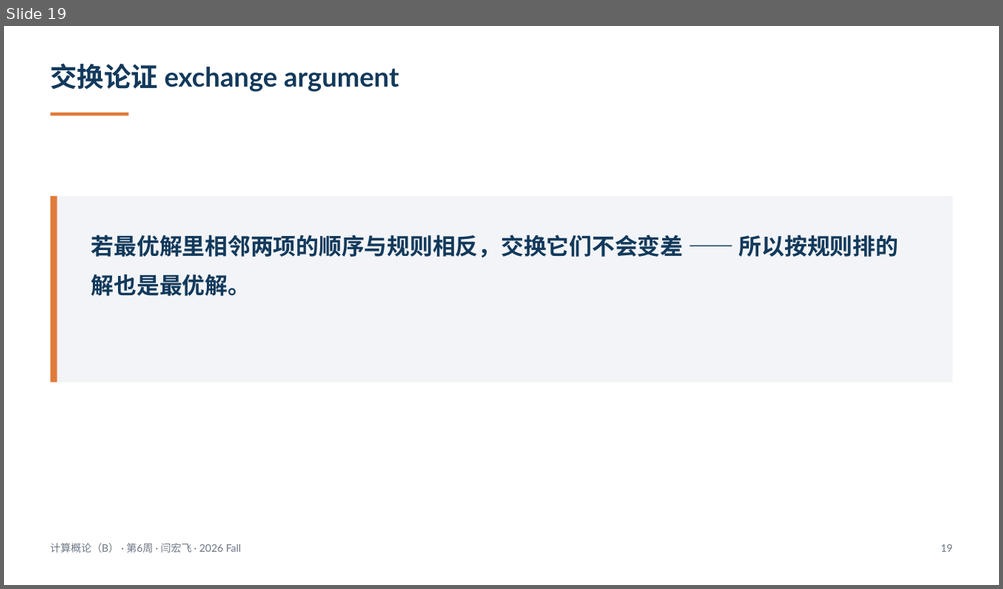
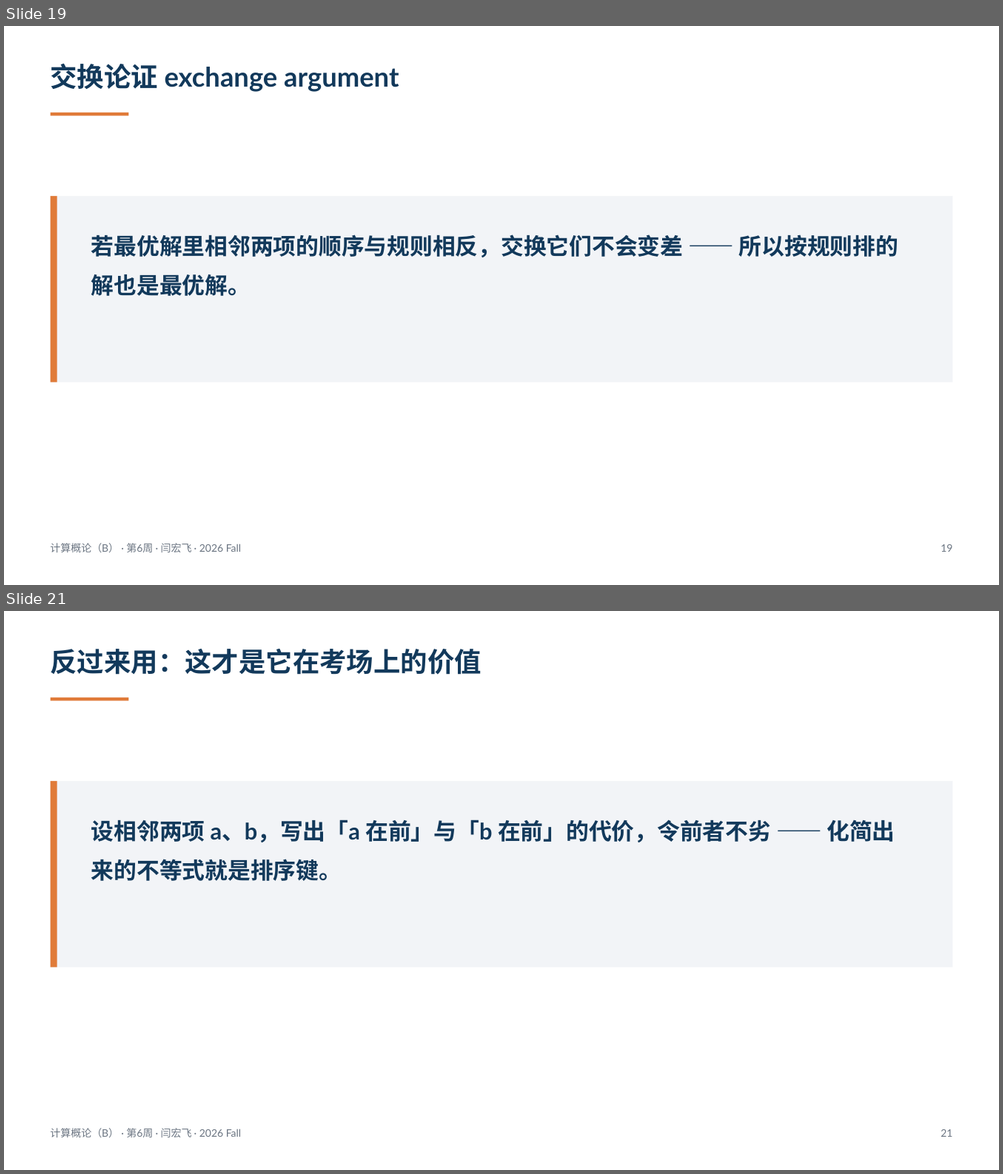
Before and after one commit to GMyhf/2026fall-cs101, a slide deck: courseware/202610_ADS_W06_Matrices_Sorting_Greedy.pptx. Shown one above the other, each under a label of ours: slide 19 before the commit, slides 19 and 21 after it; the slides between them are not shown. The pictures are 1003x589 and 1003x1174 pixels, drawn with LibreOffice and Linux fonts; fonts in the diff are those of the drawing. Boxes give left, top, right and bottom in pixels: in the first picture for what was removed or moved away, otherwise in the second. Text is boxed around its words. In the diff, an @@ line names an element or a change of style, - is before the commit and + after.

```diff
--- a/courseware/202610_ADS_W06_Matrices_Sorting_Greedy.pptx
+++ b/courseware/202610_ADS_W06_Matrices_Sorting_Greedy.pptx
@@ slide 21 added at [4, 611, 999, 1170], background #FFFFFF @@
@@ text added at [50, 649, 481, 675], 26 pt, text #12395B, bold @@
+反过来用：这才是它在考场上的价值
@@ rectangle added at [51, 698, 128, 701], fill #E07B39 @@
@@ rectangle added at [51, 781, 952, 968], fill #F2F4F7 @@
@@ rectangle added at [51, 781, 57, 968], fill #E07B39 @@
@@ text added at [91, 820, 895, 881], 22 pt, text #12395B, bold @@
+设相邻两项 a、b，写出「a 在前」与「b 在前」的代价，令前者不劣 —— 化简出来的不等式就是排序键。
@@ text added at [50, 1128, 241, 1138], 10 pt, text #6B7582 @@
+计算概论（B） · 第6周 · 闫宏飞 · 2026 Fall
@@ text added at [940, 1130, 952, 1137], 10 pt, text #6B7582 @@
+21
```
Also in this commit, not shown: 7 slides changed, 4 other slides added, 7 other files.
